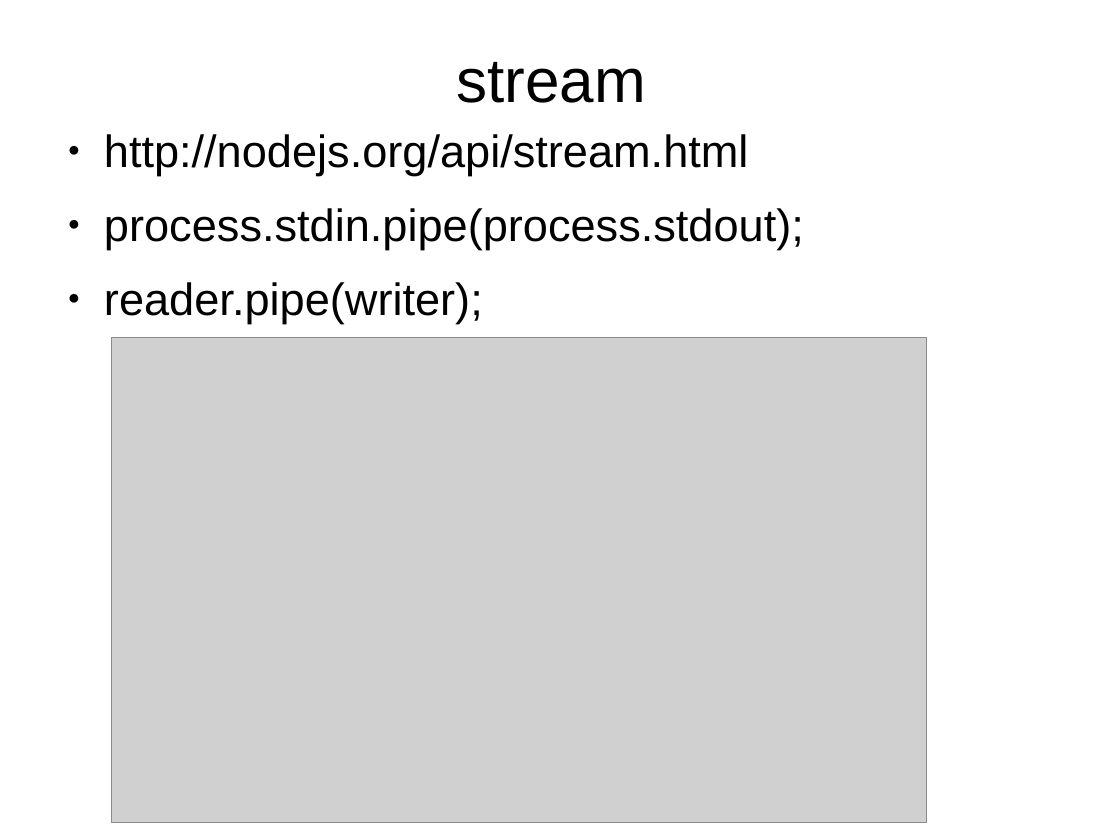
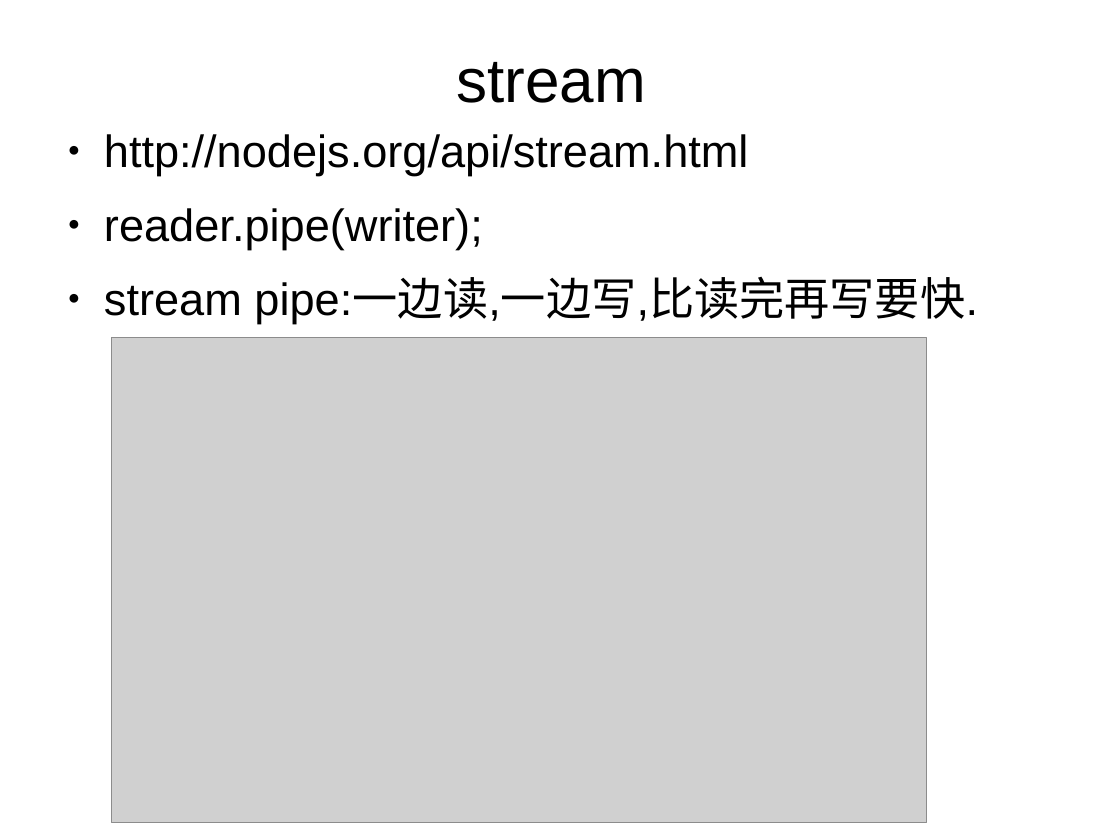
Before and after one commit to dongyuwei/frontend-utils, a slide deck: slide 8 of nodejs-web-dev-demo/nodejs-web-dev.odp. Drawn at 1120x840 pixels with LibreOffice and Linux fonts; fonts in the diff are those of the drawing; grey boxes stand for pictures. Boxes give left, top, right and bottom in pixels: in the first picture for what was removed or moved away, otherwise in the second. Text is boxed around its words. In the diff, an @@ line names an element or a change of style, - is before the commit and + after.

```diff
--- a/nodejs-web-dev-demo/nodejs-web-dev.odp
+++ b/nodejs-web-dev-demo/nodejs-web-dev.odp
@@ text at [104, 208, 804, 249]: paragraph removed @@
-● process.stdin.pipe(process.stdout);
@@ text at [104, 280, 978, 324]: paragraph added @@
+● stream pipe:一边读,一边写,比读完再写要快.
```
Also in this commit, not shown: 2 other slides changed, 2 other files.
